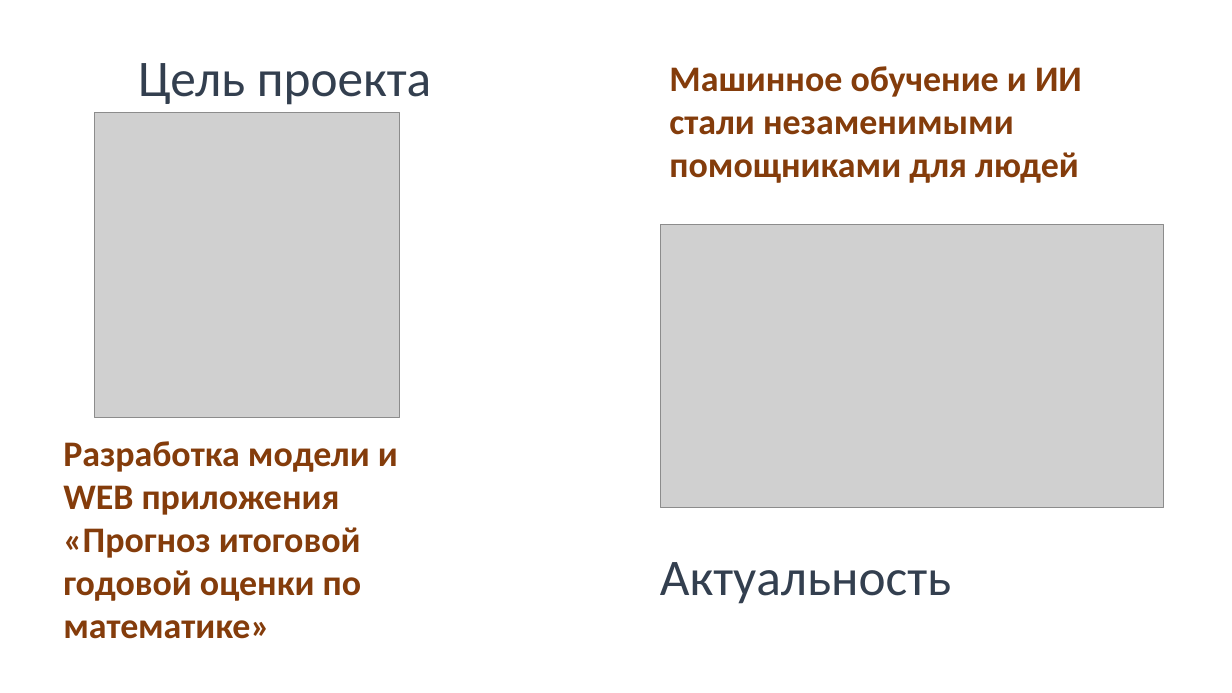
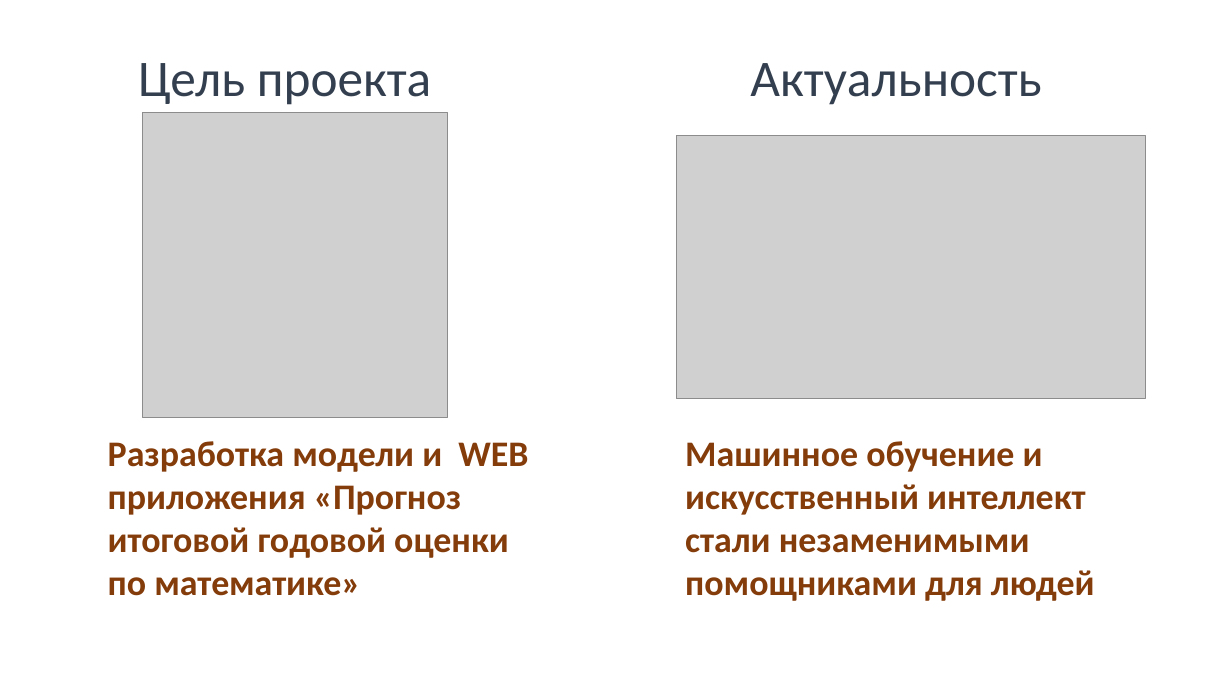
Before and after one commit to alivia-school/project-6c-ML, a slide deck: slide 2 of docs/Презентация.Машинное обучение.pptx. Drawn at 1232x693 pixels with LibreOffice and Linux fonts; fonts in the diff are those of the drawing; grey boxes stand for pictures; background and template pictures are left out. Boxes give left, top, right and bottom in pixels: in the first picture for what was removed or moved away, otherwise in the second. Text is boxed around its words. In the diff, an @@ line names an element or a change of style, - is before the commit and + after.

```diff
--- a/docs/Презентация.Машинное обучение.pptx
+++ b/docs/Презентация.Машинное обучение.pptx
@@ text "Актуальность" moved from (x1=660, y1=562, x2=951, y2=604) to (x1=750, y1=63, x2=1041, y2=105) @@
@@ picture moved from (x1=94, y1=113, x2=399, y2=418) to (x1=143, y1=113, x2=448, y2=418) @@
@@ picture resized from (x1=661, y1=225, x2=1165, y2=508) to (x1=677, y1=135, x2=1146, y2=398) @@
@@ text "Разработка модели и WEB приложения ..." rewrapped from (x1=63, y1=441, x2=398, y2=639) to (x1=108, y1=441, x2=528, y2=596) @@
@@ text at (x1=685, y1=441, x2=1095, y2=601): text changed @@
-Машинное обучение и ИИ стали незаменимыми помощниками для людей
+Машинное обучение и искусственный интеллект стали незаменимыми помощниками для людей
```
Also in this commit, not shown: 3 other slides changed, 1 slide added, 3 other files.
